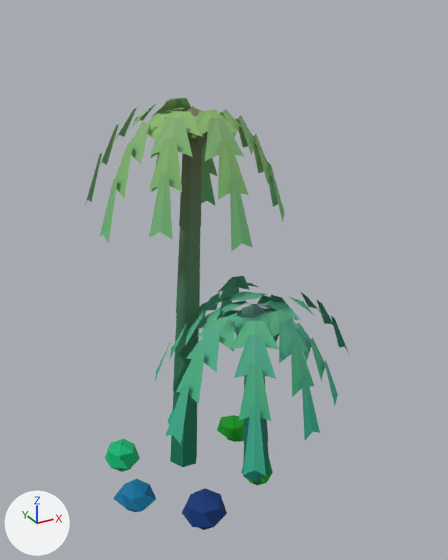
The glTF model assets/models/vegetation/palm_03.glb as it was, and as the next commit left it.
Before and after are seen from a 50 mm camera at (-0.918, -1.674, 1.651) aimed at (0.005, 0.004, 0.812). The axes (+X, +Y, +Z) are drawn at lower left. The lights are the same throughout. The first picture is the older version. Vertices at exactly the same position are counted once.

Script lines for the objects in view, before the commit:
```python
me_palm_03 = bpy.data.meshes.new('palm_03')
me_palm_03.from_pydata(...)  # 893 vertices, 936 faces; spans x -0.437..0.437, y -0.47..0.47, z 0.0..1.382
# faces by material slot: [252, 204, 296, 92, 92]
me_palm_03.materials.append(mat_r13_lush_bark)
me_palm_03.materials.append(mat_r13_lush_tips)
me_palm_03.materials.append(mat_r13_lush_palm)
me_palm_03.materials.append(mat_r13_lush_stone)
me_palm_03.materials.append(mat_r13_lush_dry_grass)
ob_palm_03 = bpy.data.objects.new('palm_03', me_palm_03)
ob_palm_03.location = (0.0, 0.0, 0.0)
```
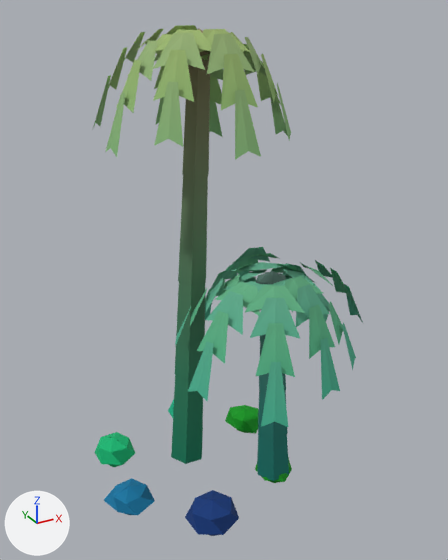
Location of each change, (x1, y1, x2, y2) in pixels of the pictures (448 x 560 px; the box of a moved part takes in the faces that stretch with it):
'palm_03', reshaped (18% taller)
    before: (85, 98, 349, 530)
    after: (93, 25, 363, 536)
part 1 of me_palm_03, moved or reshaped
    before: (186, 106, 207, 147)
    after: (189, 28, 211, 72)
part 2 of me_palm_03, moved or reshaped
    before: (240, 304, 266, 318)
    after: (256, 270, 286, 284)
part 3 of me_palm_03, moved or reshaped
    before: (230, 180, 253, 252)
    after: (235, 90, 261, 160)
part 4 of me_palm_03, moved or reshaped
    before: (301, 292, 328, 321)
    after: (315, 260, 340, 285)
part 5 of me_palm_03, moved or reshaped
    before: (331, 316, 349, 354)
    after: (344, 284, 363, 323)
part 6 of me_palm_03, moved or reshaped
    before: (253, 136, 272, 175)
    after: (256, 61, 281, 104)
part 7 of me_palm_03, moved or reshaped
    before: (288, 296, 315, 316)
    after: (300, 262, 332, 285)
part 8 of me_palm_03, moved or reshaped
    before: (316, 299, 338, 332)
    after: (330, 268, 355, 304)
part 9 of me_palm_03, moved or reshaped
    before: (105, 439, 140, 472)
    after: (95, 432, 136, 467)
part 10 of me_palm_03, moved or reshaped
    before: (182, 488, 227, 530)
    after: (185, 490, 239, 536)
part 11 of me_palm_03, moved or reshaped
    before: (217, 415, 244, 442)
    after: (225, 405, 258, 434)
part 12 of me_palm_03, moved or reshaped
    before: (113, 479, 156, 512)
    after: (104, 478, 155, 515)
part 13 of me_palm_03, moved or reshaped (mostly hidden)
    before: (167, 410, 173, 423)
    after: (168, 399, 174, 418)
part 14 of me_palm_03, moved or reshaped
    before: (241, 459, 273, 485)
    after: (255, 457, 292, 483)
part 15 of me_palm_03, moved or reshaped
    before: (86, 98, 338, 482)
    after: (93, 25, 356, 481)

What the commit changed:
me_palm_03 is used by ob_palm_03; location (0.0, 0.0, 0.0).
me_palm_03 had 893 vertices, 936 faces and spanned x -0.437..0.437, y -0.47..0.47, z 0.0..1.382.
me_palm_03 now has 893 vertices, 936 faces and spans x -0.47..0.47, y -0.467..0.467, z 0.0..1.599.
me_palm_03 part 1: the loose piece of 25 vertices spanning x -0.107..-0.011, y 0.032..0.135, z 1.242..1.375 is scaled about its middle by (1.19, 1.19, 1), then moved by (0.037, 0.02, 0.22).
me_palm_03 part 2: the loose piece of 25 vertices spanning x 0.003..0.101, y -0.17..-0.06, z 0.629..0.763 is scaled about its middle by (1.19, 1.19, 1), then moved by (0.057, -0.016, 0.112).
me_palm_03 part 3: the loose piece of 6 vertices spanning x -0.113..-0.045, y -0.258..-0.199, z 1.023..1.21 is scaled about its middle by (1.18, 0.952, 0.93), then moved by (0.037, 0.036, 0.243).
me_palm_03 part 4: the loose piece of 6 vertices spanning x 0.242..0.311, y -0.192..-0.066, z 0.669..0.759 is scaled about its middle by (0.938, 1.18, 0.953), then moved by (0.043, -0.016, 0.113).
me_palm_03 part 5: the loose piece of 6 vertices spanning x 0.37..0.437, y -0.17..-0.102, z 0.487..0.644 is scaled about its middle by (0.937, 1.18, 0.944), then moved by (0.035, -0.015, 0.126).
me_palm_03 part 6: the loose piece of 6 vertices spanning x 0.168..0.23, y 0.055..0.151, z 1.117..1.261 is scaled about its middle by (0.951, 1.18, 0.934), then moved by (0.023, 0.02, 0.237).
me_palm_03 part 7: the loose piece of 6 vertices spanning x 0.178..0.248, y -0.202..-0.048, z 0.709..0.764 is scaled about its middle by (0.938, 1.19, 0.967), then moved by (0.047, -0.016, 0.11).
me_palm_03 part 8: the loose piece of 6 vertices spanning x 0.306..0.374, y -0.181..-0.084, z 0.594..0.719 is scaled about its middle by (0.937, 1.18, 0.948), then moved by (0.039, -0.015, 0.118).
me_palm_03 part 9: the loose piece of 25 vertices spanning x -0.39..-0.271, y 0.145..0.283, z 0.005..0.121 is scaled about its middle by (1.19, 1.19, 1), then moved by (-0.014, 0.045, 0.0).
me_palm_03 part 10: the loose piece of 25 vertices spanning x -0.251..-0.114, y -0.268..-0.12, z 0.0..0.127 is scaled about its middle by (1.19, 1.19, 1), then moved by (0.014, -0.031, 0.0).
me_palm_03 part 11: the loose piece of 25 vertices spanning x 0.071..0.194, y 0.072..0.208, z 0.01..0.115 is scaled about its middle by (1.19, 1.19, 1), then moved by (0.072, 0.031, 0.0).
me_palm_03 part 12: the loose piece of 25 vertices spanning x -0.437..-0.302, y -0.087..0.039, z 0.011..0.116 is scaled about its middle by (1.19, 1.19, 1), then moved by (-0.021, 0.0, 0.0).
me_palm_03 part 13: the loose piece of 25 vertices spanning x -0.086..0.018, y 0.25..0.366, z 0.013..0.112 is scaled about its middle by (1.19, 1.19, 1), then moved by (0.041, 0.062, 0.0).
me_palm_03 part 14: the loose piece of 25 vertices spanning x 0.032..0.139, y -0.175..-0.05, z 0.012..0.115 is scaled about its middle by (1.19, 1.19, 1), then moved by (0.064, -0.016, 0.0).
me_palm_03 part 15: 657 of 893 vertices moved; they spanned x -0.387..0.355, y -0.47..0.47, z 0.054..1.382 and now span x -0.337..0.403, y -0.467..0.467, z 0.055..1.599; mean shift (0.048, 0.001, 0.157); largest move (0.158, 0.349, 0.956) -> (0.19, 0.352, 1.213).
